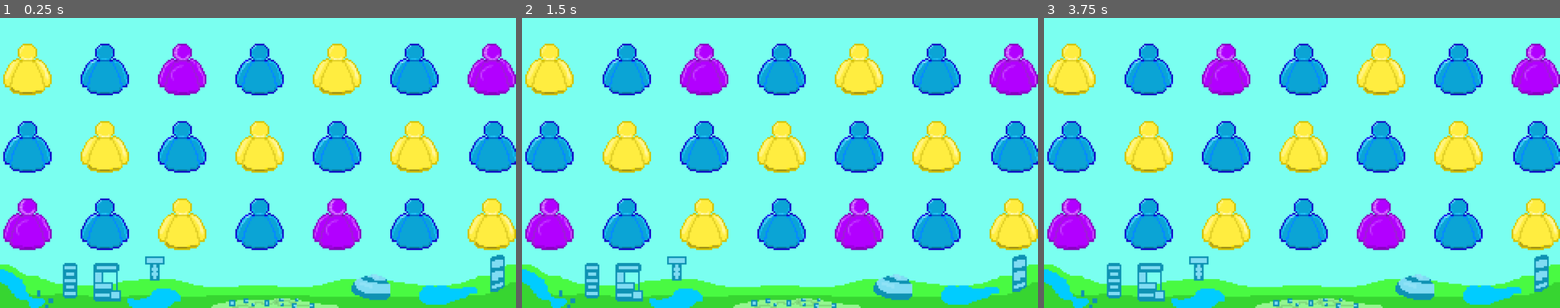
Above: before the commit, frames 1-3 (left to right).
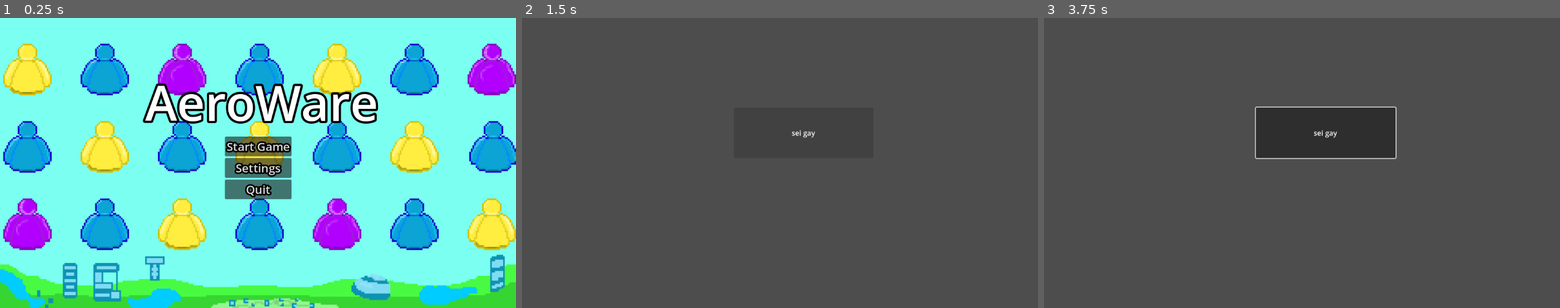
Above: after the commit, the same moments.

Repository: Polar-404-exe/aeroware
Game: Godot game, scene res://title_screen.tscn
Same seed, same stepped clock (60 frames per second), same inputs: the game is played once before the commit and once after it. Before the commit the project has no main scene; this scene is started directly in both runs.
Inputs (mouse positions are in pixels of both pictures, inside the frame that each line leads up to):
- Up to frame 1 (0.25 s): no input
- Up to frame 2 (1.5 s): click (780, 168) at 0.5 s, where only the run after the commit has a clickable "Settings"; click (780, 145) at 1.25 s, where only the run after the commit has a clickable "Start Game"
- Up to frame 3 (3.75 s): click (1327, 134) at 2 s, where only the run after the commit has a clickable "sei gay"; tap Enter at 2.75 s; move the mouse to (1415, 148) at 2.77 s; hold Right 2.78-3.53 s; tap Alt at 2.85 s; click (1415, 148) at 2.92 s; tap Space at 3.5 s; move the mouse to (1198, 177) at 3.52 s; hold Down from 3.53 s (still down); tap Shift at 3.6 s

The runs differ from the first frame. In frame 1, 6.6% of the frame differs, in the area x 27-74%, y 22-63%; in frame 2, 100%, in the area x 0-100%, y 0-100%; in frame 3, 100%.

Commit message:
created the buttons

Diff:
--- /dev/null
+++ b/level_scene.tscn
@@ -0,0 +1,10 @@
+[gd_scene format=3 uid="uid://ps8ufhitsgby"]
+
+[node name="level_scene" type="Node2D" unique_id=653876691]
+
+[node name="Button" type="Button" parent="." unique_id=1876121610]
+offset_left = 473.0
+offset_top = 200.0
+offset_right = 785.0
+offset_bottom = 313.0
+text = "sei gay"
--- a/project.godot
+++ b/project.godot
@@ -11,6 +11,7 @@
 [application]
 
 config/name="aeroware"
+run/main_scene="uid://2abtcd2vscub"
 config/features=PackedStringArray("4.7", "Forward Plus")
 config/icon="res://icon.svg"
 
--- /dev/null
+++ b/title_screen.gd
@@ -0,0 +1,19 @@
+extends Node2D
+
+
+# Called when the node enters the scene tree for the first time.
+func _ready() -> void:
+	pass
+
+# Called every frame. 'delta' is the elapsed time since the previous frame.
+func _process(delta: float) -> void:
+	pass
+
+func _on_quit_pressed() -> void:
+	get_tree().quit()
+	pass # Replace with function body.
+
+
+func _on_start_pressed() -> void:
+	get_tree().change_scene_to_file("res://level_scene.tscn")
+	pass # Replace with function body.
--- a/title_screen.tscn
+++ b/title_screen.tscn
@@ -1,10 +1,49 @@
 [gd_scene format=3 uid="uid://2abtcd2vscub"]
 
+[ext_resource type="Script" uid="uid://dnrob8ofa7uko" path="res://title_screen.gd" id="1_ak2if"]
 [ext_resource type="Texture2D" uid="uid://jipl2nro5h8" path="res://374ccfeafea69644cb70b6f9ac585b84 (4).png" id="1_v6p8y"]
 
 [node name="TitleScreen" type="Node2D" unique_id=849776291]
+script = ExtResource("1_ak2if")
 
-[node name="TextureRect" type="TextureRect" parent="." unique_id=1659699091]
+[node name="Background" type="TextureRect" parent="." unique_id=1659699091]
 offset_right = 1152.0
 offset_bottom = 648.0
 texture = ExtResource("1_v6p8y")
+
+[node name="Title" type="RichTextLabel" parent="." unique_id=886647467]
+clip_contents = false
+offset_left = 324.0
+offset_top = 114.0
+offset_right = 851.0
+offset_bottom = 325.0
+theme_override_constants/outline_size = 20
+theme_override_font_sizes/normal_font_size = 108
+text = "AeroWare"
+
+[node name="VBoxContainer" type="VBoxContainer" parent="." unique_id=646646350]
+offset_left = 502.0
+offset_top = 265.0
+offset_right = 651.0
+offset_bottom = 405.0
+
+[node name="Start" type="Button" parent="VBoxContainer" unique_id=353904109]
+layout_mode = 2
+theme_override_constants/outline_size = 14
+theme_override_font_sizes/font_size = 26
+text = "Start Game"
+
+[node name="Settings" type="Button" parent="VBoxContainer" unique_id=372701796]
+layout_mode = 2
+theme_override_constants/outline_size = 14
+theme_override_font_sizes/font_size = 26
+text = "Settings"
+
+[node name="Quit" type="Button" parent="VBoxContainer" unique_id=391614384]
+layout_mode = 2
+theme_override_constants/outline_size = 14
+theme_override_font_sizes/font_size = 26
+text = "Quit"
+
+[connection signal="pressed" from="VBoxContainer/Start" to="." method="_on_start_pressed"]
+[connection signal="pressed" from="VBoxContainer/Quit" to="." method="_on_quit_pressed"]
Binary file removed: 374ccfeafea69644cb70b6f9ac585b84 (1).png
Not shown, removed: 374ccfeafea69644cb70b6f9ac585b84 (1).png.import
Binary file removed: 374ccfeafea69644cb70b6f9ac585b84 (2).png
Not shown, removed: 374ccfeafea69644cb70b6f9ac585b84 (2).png.import
Binary file removed: 374ccfeafea69644cb70b6f9ac585b84 (3).png
Not shown, removed: 374ccfeafea69644cb70b6f9ac585b84 (3).png.import
Binary file removed: 374ccfeafea69644cb70b6f9ac585b84.png
Not shown, removed: 374ccfeafea69644cb70b6f9ac585b84.png.import
Not shown, added: title_screen.gd.uid
